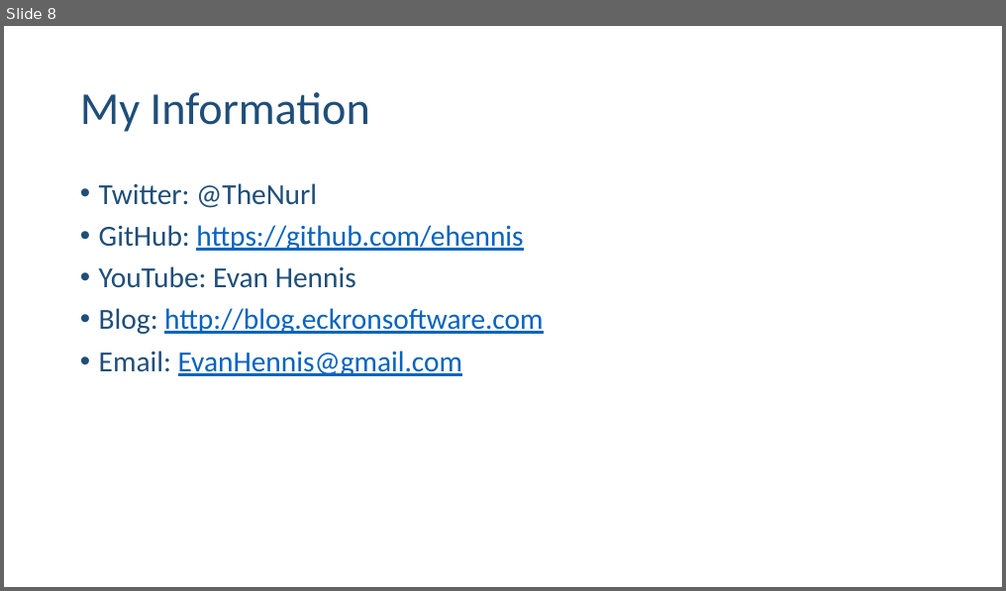
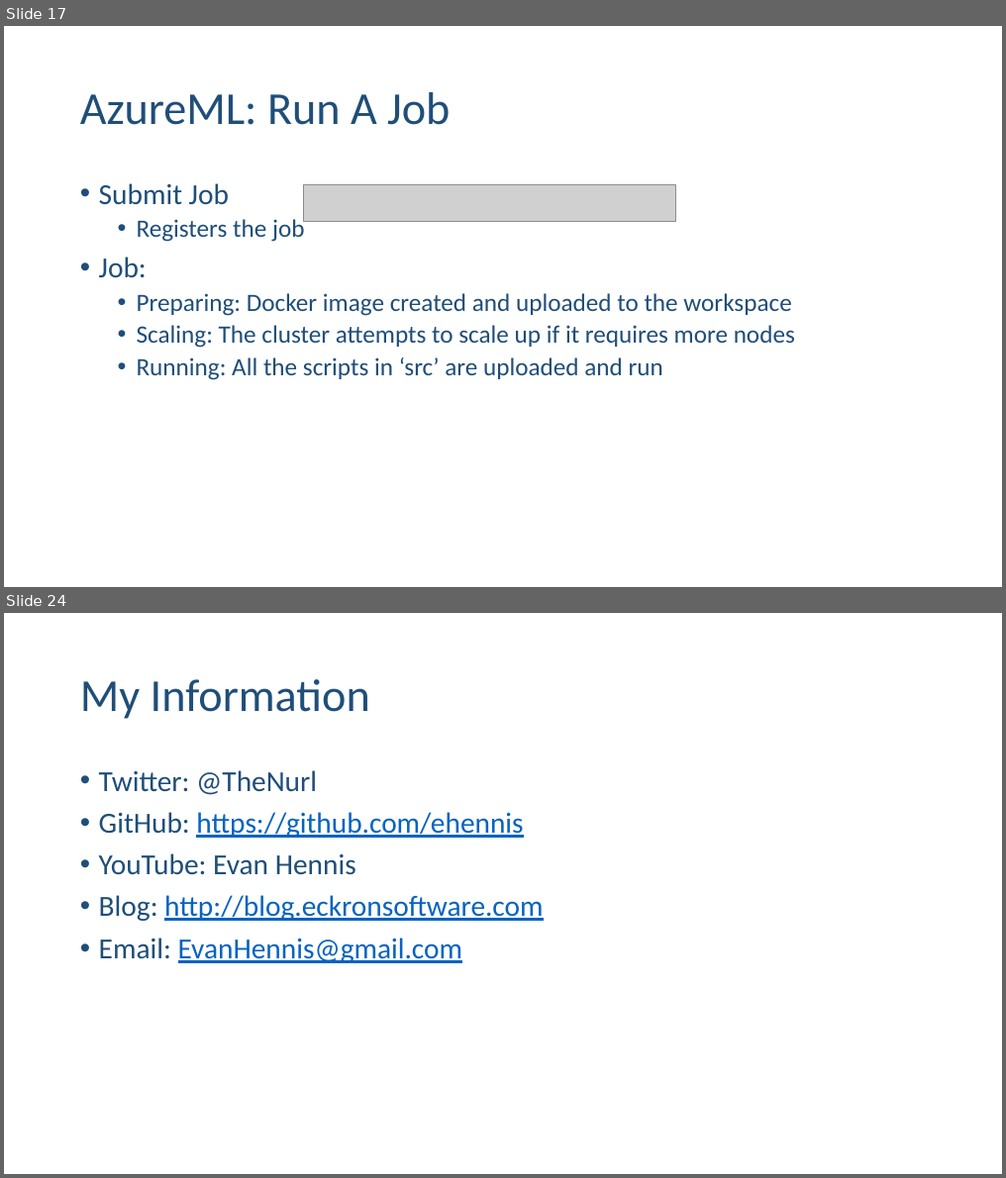
Before and after one commit to ehennis/Blog, a slide deck: AzureML/NebraskaCode.pptx. Shown one above the other, each under a label of ours: slide 8 before the commit, slides 17 and 24 after it; the slides between them are not shown. The pictures are 1006x591 and 1006x1178 pixels, drawn with LibreOffice and Linux fonts; fonts in the diff are those of the drawing; grey boxes stand for pictures. Boxes give left, top, right and bottom in pixels: in the first picture for what was removed or moved away, otherwise in the second. Text is boxed around its words. In the diff, an @@ line names an element or a change of style, - is before the commit and + after.

```diff
--- a/AzureML/NebraskaCode.pptx
+++ b/AzureML/NebraskaCode.pptx
@@ slide 17 added at box(4, 26, 1002, 587), background #FFFFFF @@
@@ title added at box(80, 92, 450, 125), 44 pt, text #1F4E79 @@
+AzureML: Run A Job
@@ text added at box(99, 183, 795, 380), 24 pt, text #1F4E79 @@
+• Submit Job
+  • Registers the job
+• Job:
+  • Preparing: Docker image created and uploaded to the workspace
+  • Scaling: The cluster attempts to scale up if it requires more nodes
+  • Running: All the scripts in ‘src’ are uploaded and run
@@ picture added at box(303, 185, 676, 221) @@
@@ what was slide 8 is now slide 24 @@
```
Also in this commit, not shown: 3 slides changed, 15 other slides added.
